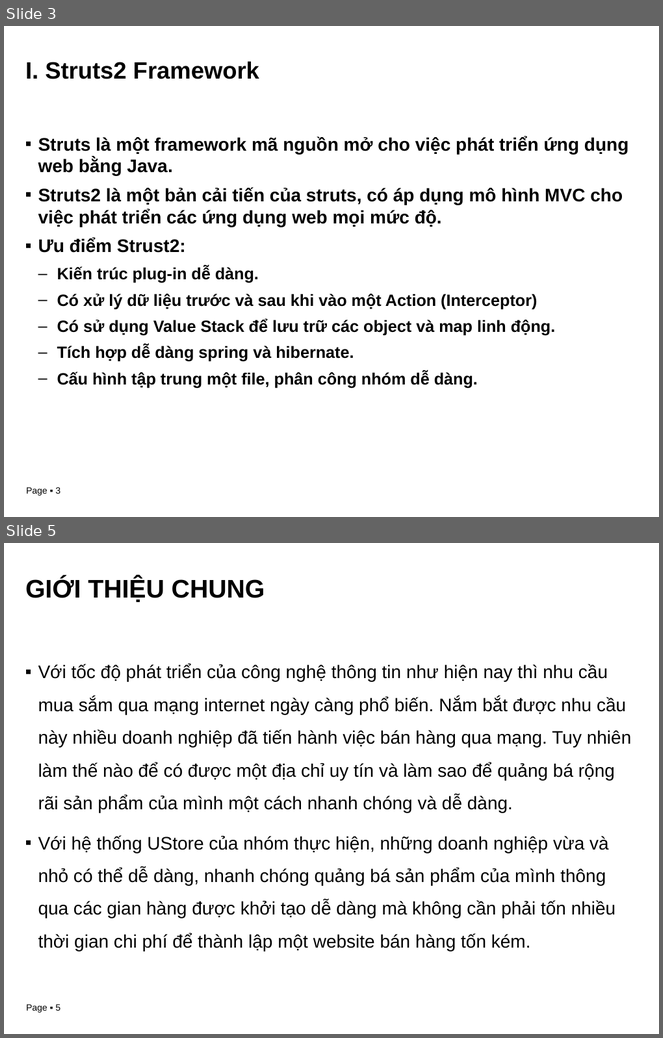
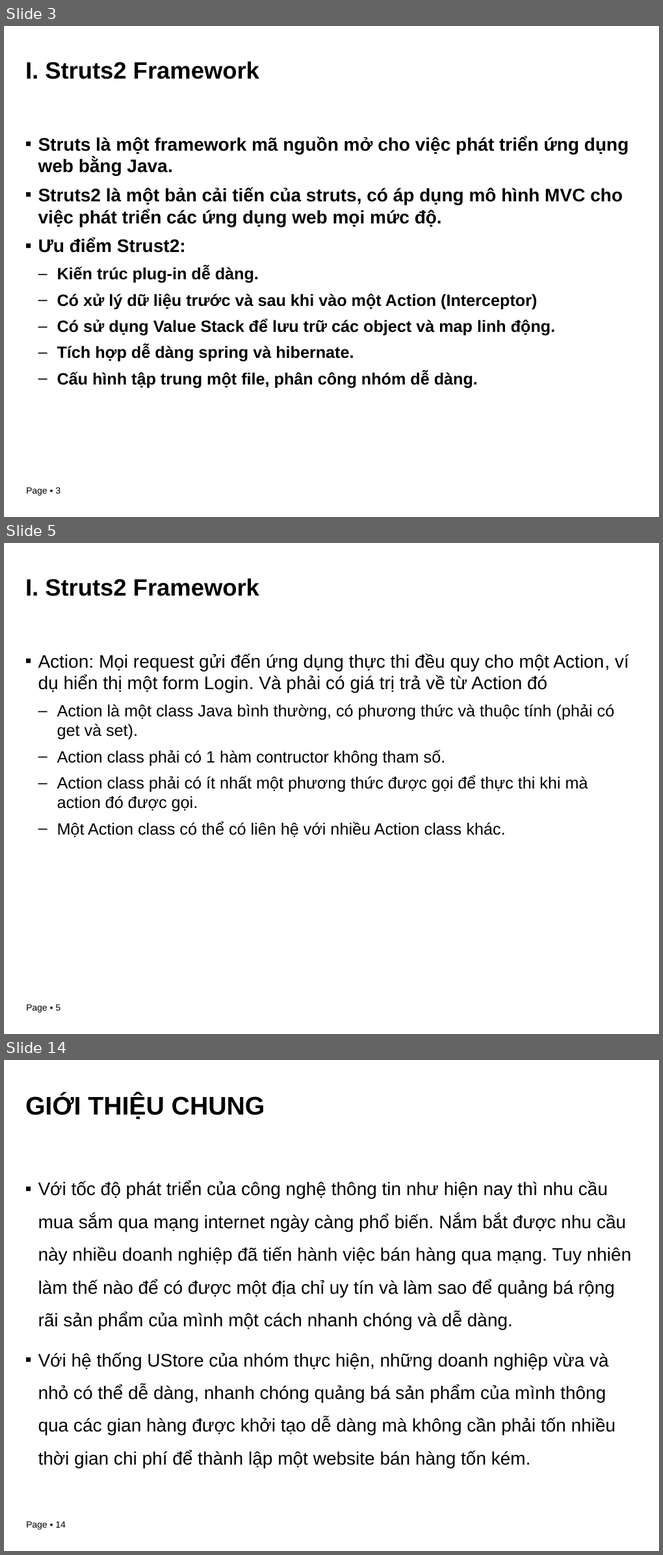
Before and after one commit to btheanh174/kl07-nha03, a slide deck: Reports/28-03-2011-Slide.pptx. Shown one above the other, each under a label of ours: slides 3 and 5 before the commit, slides 3, 5 and 14 after it; the slides between them are not shown. The pictures are 663x1038 and 663x1555 pixels, drawn with LibreOffice and Linux fonts; fonts in the diff are those of the drawing; background and template pictures are left out. Boxes give left, top, right and bottom in pixels: in the first picture for what was removed or moved away, otherwise in the second. Text is boxed around its words. In the diff, an @@ line names an element or a change of style, - is before the commit and + after.

```diff
--- a/Reports/28-03-2011-Slide.pptx
+++ b/Reports/28-03-2011-Slide.pptx
@@ slide 5 added at [4, 543, 659, 1034], background picture (left out); not listed: 1 template element that a slide beside it also shows @@
@@ title added at [25, 578, 259, 596], 26 pt, text #000000, bold @@
+I. Struts2 Framework
@@ text added at [38, 653, 629, 837], 18 pt, text #000000 @@
+▪ Action: Mọi request gửi đến ứng dụng thực thi đều quy cho một Action, ví dụ hiển thị một form Login. Và phải có giá trị trả về từ Action đó
+  – Action là một class Java bình thường, có phương thức và thuộc tính (phải có get và set).
+  – Action class phải có 1 hàm contructor không tham số.
+  – Action class phải có ít nhất một phương thức được gọi để thực thi khi mà action đó được gọi.
+  – Một Action class có thể có liên hệ với nhiều Action class khác.
@@ what was slide 5 is now slide 14 @@
@@ page number at [26, 1522, 66, 1530]: text changed @@
-Page ▪ 5
+Page ▪ 14
```
Also in this commit, not shown: 3 slides changed, 8 other slides added.
